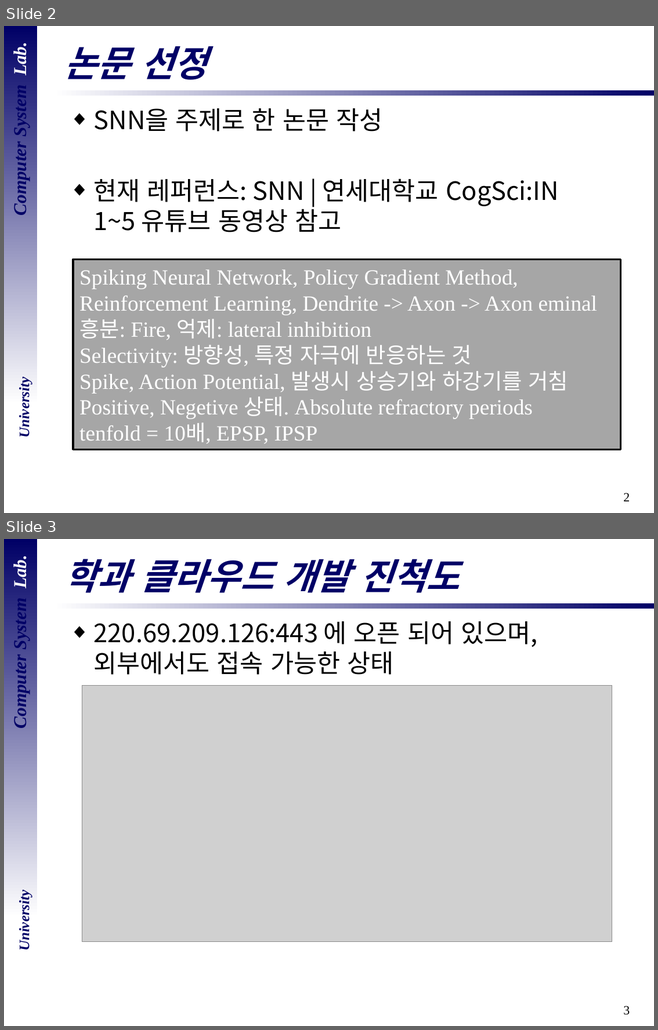
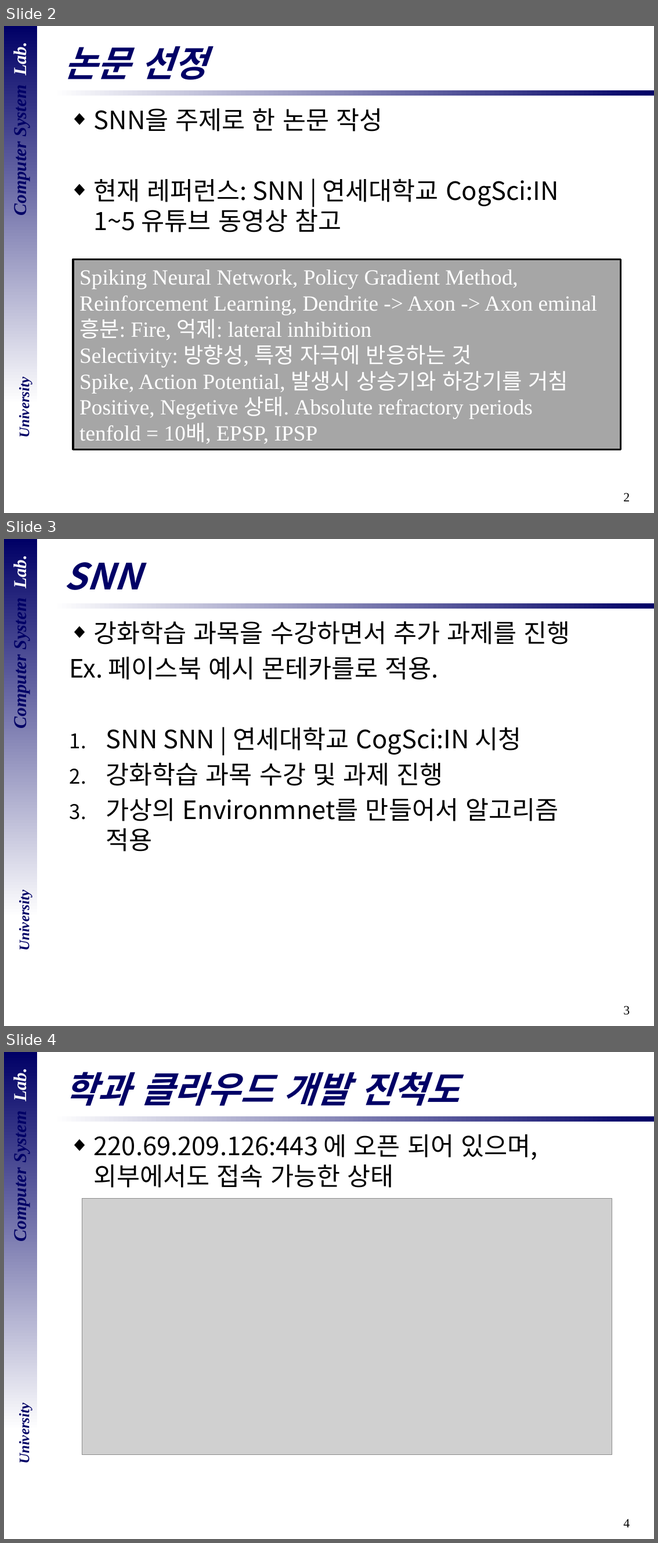
Before and after one commit to LeeBackUp/CSLAB-Semina, a slide deck: ppt 모음/학과클라우드 및 세미나 주제 - 이인규.pptx. Shown one above the other, each under a label of ours: slides 2 and 3 before the commit, slides 2, 3 and 4 after it. The pictures are 658x1030 and 658x1543 pixels, drawn with LibreOffice and Linux fonts; fonts in the diff are those of the drawing; grey boxes stand for pictures; background and template pictures are left out. Boxes give left, top, right and bottom in pixels: in the first picture for what was removed or moved away, otherwise in the second. Text is boxed around its words. In the diff, an @@ line names an element or a change of style, - is before the commit and + after.

```diff
--- a/ppt 모음/학과클라우드 및 세미나 주제 - 이인규.pptx
+++ b/ppt 모음/학과클라우드 및 세미나 주제 - 이인규.pptx
@@ slide 3 added at <box>4,539,654,1026</box>, background #FFFFFF; not listed: 5 template elements that a slide beside it also shows @@
@@ title added at <box>64,562,141,590</box>, 40 pt, text #000066, bold, italic @@
+SNN
@@ text added at <box>70,621,570,852</box>, 28 pt, text #000000 @@
+◆ 강화학습 과목을 수강하면서 추가 과제를 진행
+Ex. 페이스북 예시 몬테카를로 적용.
+1. SNN SNN | 연세대학교 CogSci:IN 시청
+2. 강화학습 과목 수강 및 과제 진행
+3. 가상의 Environmnet를 만들어서 알고리즘
+   적용
@@ what was slide 3 is now slide 4 @@
@@ page number at <box>623,1519,629,1528</box>: text changed @@
-3
+4
```
Also in this commit, not shown: 1 slide changed, 1 other file.
